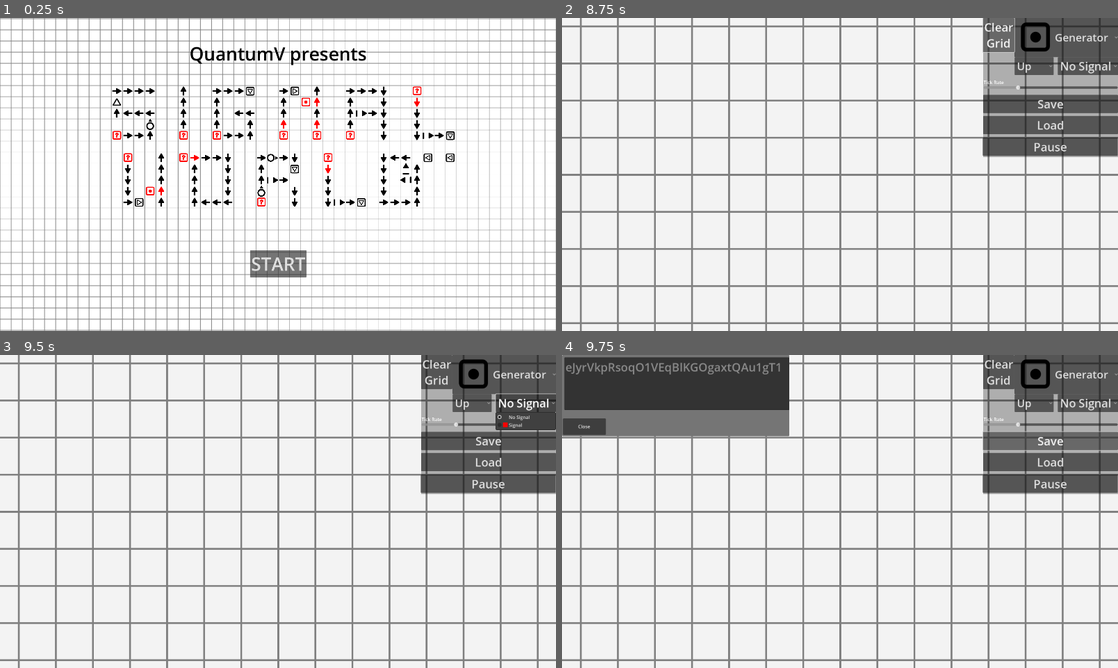
Above: before the commit, frames 1-4 (two rows, left to right).
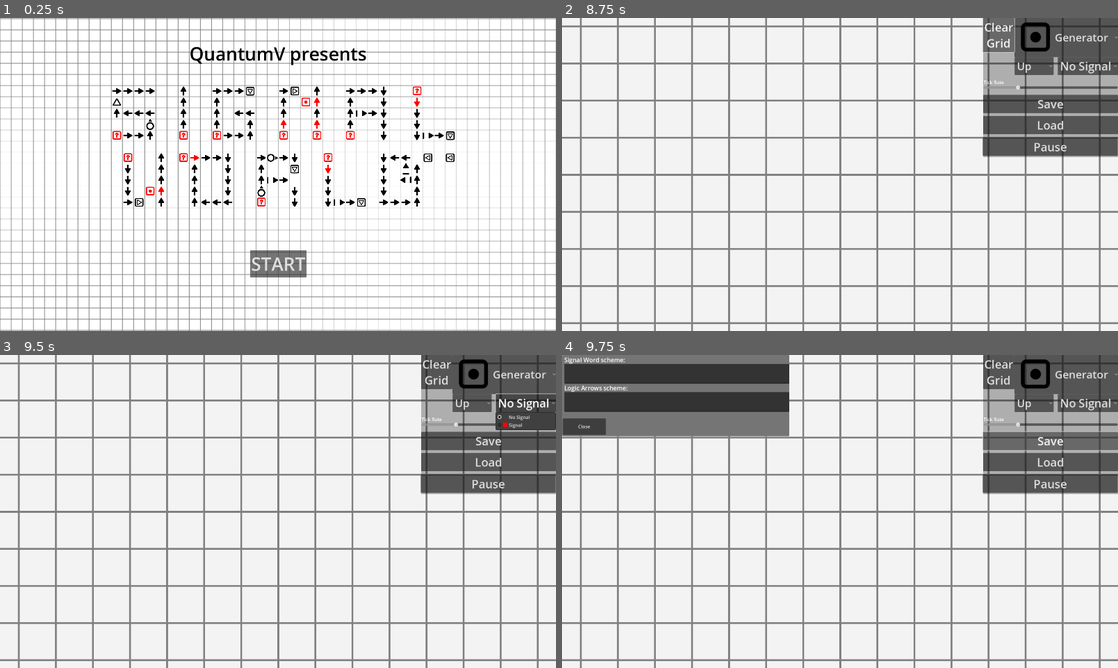
Above: after the commit, the same moments.

Repository: QuantumV2/SignalWorld
Game: Godot game, scene res://Scenes/TitleScreen.tscn
Same seed, same stepped clock (60 frames per second), same inputs: the game is played once before the commit and once after it.
Inputs:
- Up to frame 1 (0.25 s): no input
- Up to frame 2 (8.75 s): click "START" at 0.5 s; click "Wire" at 1.25 s; click "Up" at 2 s; click "Generator" at 2.75 s; click "Clear Grid" at 3.5 s; click "Generator" at 4.25 s; click "Up" at 5 s; click "Clear Grid" at 5.75 s; click "Generator" at 6.5 s; click "Up" at 7.25 s; click "Clear Grid" at 8 s
- Up to frame 3 (9.5 s): click "No Signal" at 8.75 s
- Up to frame 4 (9.75 s): click "Save" at 9.5 s

Frames 1-3 are identical in both runs. In frame 4, 2.7% of the frame differs, in the area x 0-41%, y 0-19%.
Error after the commit: Invalid assignment of property or key 'text' with value of type 'String' on a base object of type 'null instance'. (res://Scripts/ui.gd:15)

Commit message:
wip logic arrows code and ui

Diff:
--- a/Scenes/game.tscn
+++ b/Scenes/game.tscn
@@ -86,6 +86,7 @@
 grow_horizontal = 0
 
 [node name="ColorRect" type="ColorRect" parent="UI/Control"]
+layout_mode = 0
 offset_left = -426.0
 offset_top = -44.0
 offset_right = 43.0
@@ -248,12 +249,37 @@
 offset_right = 781.0
 offset_bottom = 276.0
 
-[node name="TextEdit" type="TextEdit" parent="SaveDialog/Control"]
-layout_mode = 0
-offset_left = 4.0
-offset_top = 4.0
-offset_right = 781.0
-offset_bottom = 186.46
+[node name="Label" type="Label" parent="SaveDialog/Control"]
+layout_mode = 0
+offset_left = 4.0
+offset_top = -2.0
+offset_right = 214.0
+offset_bottom = 28.0
+theme_override_font_sizes/font_size = 21
+text = "Signal Word scheme:"
+
+[node name="TextEdit" type="TextEdit" parent="SaveDialog/Control/Label"]
+layout_mode = 0
+offset_top = 28.78
+offset_right = 777.0
+offset_bottom = 96.625
+theme_override_font_sizes/font_size = 40
+editable = false
+
+[node name="Label2" type="Label" parent="SaveDialog/Control"]
+layout_mode = 0
+offset_left = 4.0
+offset_top = 95.23
+offset_right = 214.0
+offset_bottom = 125.23
+theme_override_font_sizes/font_size = 21
+text = "Logic Arrows scheme:"
+
+[node name="TextEdit" type="TextEdit" parent="SaveDialog/Control/Label2"]
+layout_mode = 0
+offset_top = 28.78
+offset_right = 777.0
+offset_bottom = 96.625
 theme_override_font_sizes/font_size = 40
 editable = false
 
@@ -314,6 +340,14 @@
 offset_bottom = 3.47
 grow_vertical = 0
 text = "Close"
+
+[node name="CheckBox" type="CheckBox" parent="OpenDialog/Control"]
+layout_mode = 0
+offset_left = 300.0
+offset_top = 184.355
+offset_right = 491.0
+offset_bottom = 215.355
+text = "Logic Arrows scheme"
 
 [connection signal="mouse_entered" from="UI/Control/ColorRect" to="UI" method="_on_mouse_entered"]
 [connection signal="mouse_exited" from="UI/Control/ColorRect" to="UI" method="_on_mouse_exited"]
--- /dev/null
+++ b/Scripts/LogicArrows.gd
@@ -0,0 +1,104 @@
+extends Node2D
+
+@onready var logic_arrows = $LogicArrows
+
+var text = ""
+
+class Chunk:
+	var chunks = {}
+	func qset(s,a):
+		if s in chunks:
+			chunks[s].append(a)
+		else:
+			chunks[s] = [a]
+	func the16(vector):
+		var vectorx = vector.x % 16
+		var vectory = vector.y
+		var vectorz = vectory * 16 + vectorx
+		return vectorz
+	func thenormal(aint):
+		var normalx = aint % 16
+		var normaly = aint / 16
+		var normal = Vector2i(normalx,normaly)
+		return normal
+
+class Packed:
+	var bytarr = PackedByteArray()
+
+	func push8(val):
+		bytarr.append(val%256)
+	func push16(val):
+		bytarr.append(val%256)
+		bytarr.append(val/256)
+	func pop8() -> int:
+		var val = bytarr.slice(0, 1)
+		bytarr = bytarr.slice(1, bytarr.size())
+		return val[0]
+	func pop16():
+		var val = bytarr.slice(0, 2)
+		bytarr = bytarr.slice(2, bytarr.size())
+		if val.size() == 0:
+			return null
+		return val[0] + val[1] * 256
+
+
+func set_array(tilemap):
+	var tiles = tilemap.get_used_cells(0)
+	var chunks = Chunk.new()
+	for i in tiles:
+		chunks.qset(i/16,chunks.the16(i%16))
+	return chunks.chunks
+
+var version = 0
+
+func export(chunks):
+	var bytarr = Packed.new()
+	bytarr.push16(0)
+	bytarr.push16(chunks.size())
+	for i in chunks:
+		var types = Chunk.new()
+		for ii in chunks[i]:
+			var arrowpos = Chunk.new().thenormal(ii)+(Vector2i(i)*16)
+			var id = logic_arrows.get_id("logic_arrows",arrowpos)
+			types.qset(id,ii)
+		var chunkx = i.x
+		var chunky = i.y
+		bytarr.push16(chunkx)
+		bytarr.push16(chunky)
+		bytarr.push8(types.chunks.size()-1)
+		for ii in types.chunks:
+			bytarr.push8(ii)
+			bytarr.push8(0)
+			var types_count_index = bytarr.bytarr.size()-1
+			var types_count = 0
+			for iii in types.chunks[ii]:
+				var arrowpos = Chunk.new().thenormal(iii)+(Vector2i(i)*16)
+				#var id = logic_arrows.get_id("logic_arrows",arrowpos) UNUSED_VAR
+				var dir = logic_arrows.get_rotate(arrowpos)
+				bytarr.push8(iii)
+				bytarr.push8(dir)
+				types_count += 1
+			bytarr.bytarr[types_count_index] = types_count-1
+	return Marshalls.raw_to_base64(bytarr.bytarr)
+
+func import(tilemap,string):
+	var bytarr = Packed.new()
+	#var version = 0 UNUSED_VAR
+	bytarr.bytarr = Marshalls.base64_to_raw(string)
+	version = bytarr.pop16()
+	if version == null:
+		return
+	var chunks_count = bytarr.pop16()
+	for i in range(chunks_count):
+			var chunk_x = bytarr.pop16()
+			var chunk_y = bytarr.pop16()
+			var arrow_types = bytarr.pop8()+1
+			for ii in range(arrow_types):
+				var type = bytarr.pop8()
+				var type_count = bytarr.pop8()+1
+				for iii in range(type_count):
+					var aposition = bytarr.pop8()
+					var ax = aposition & 0x0F
+					var ay = (aposition & 0xF0) >> 4
+					var adirection = bytarr.pop8()
+					tilemap.set_arrows(Vector2i(chunk_x*16 + ax,chunk_y*16 + ay),type,adirection)
